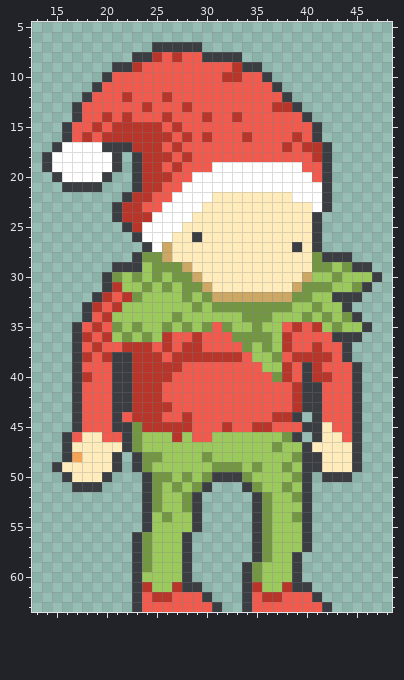
Two versions of one pixel-art file, Assets/img/elf.ase. Above: the version before the commit.
64x64 pixels, 1 frame. Shown: x 13..48, y 5..63.
Once edited:
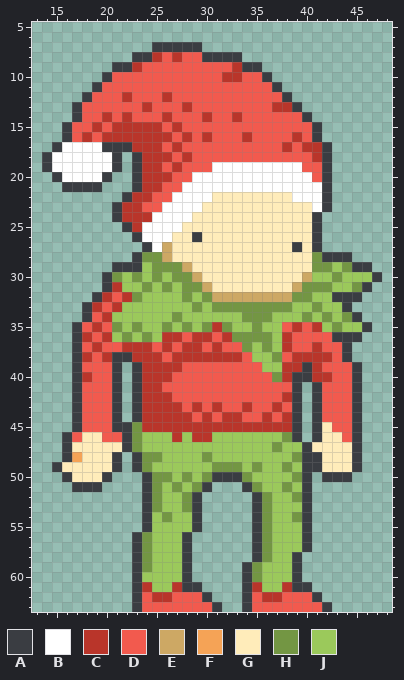
Palette (. is transparent): A #3a3d42  B #ffffff  C #b9352a  D #f25a4e  E #cda864  F #f5a356  G #ffecba  H #739643  J #9bc95b
Difference:
{"where": "layers \"Layer 5\", \"Layer 1\", \"Layer 2\""}
{"y":35,"x":31,"old":"D","new":"C"}
{"y":36,"x":27,"old":"D","new":"C"}
{"y":36,"x":30,"old":"D","new":"C"}
{"y":36,"x":32,"old":"D","new":"C"}
{"y":37,"x":31,"old":"D","new":"C"}
{"y":39,"x":22,"old":"AC","new":".A"}
{"y":39,"x":39,"old":"D","new":"C"}
{"y":40,"x":22,"old":"AC","new":".A"}
{"y":40,"x":39,"old":"D","new":"A"}
{"y":41,"x":22,"old":"AC","new":".A"}
{"y":41,"x":39,"old":"CA","new":"A."}
{"y":42,"x":22,"old":"AC","new":".A"}
{"y":42,"x":26,"old":"D","new":"C"}
{"y":42,"x":38,"old":"DCA","new":"CA."}
{"y":43,"x":22,"old":"AC","new":".A"}
{"y":43,"x":27,"old":"D","new":"C"}
{"y":43,"x":29,"old":"D","new":"C"}
{"y":43,"x":31,"old":"D","new":"C"}
{"y":43,"x":34,"old":"D","new":"C"}
{"y":43,"x":37,"old":"D","new":"C"}
{"y":43,"x":39,"old":"CA","new":"A."}
{"y":44,"x":22,"old":"DC","new":".A"}
{"y":44,"x":26,"old":"DD","new":"CC"}
{"y":44,"x":30,"old":"D","new":"C"}
{"y":44,"x":32,"old":"DD","new":"CC"}
{"y":44,"x":36,"old":"DC","new":"CD"}
{"y":45,"x":29,"old":"DDD","new":"CCC"}
{"y":45,"x":33,"old":"DD","new":"CC"}
{"y":45,"x":37,"old":"DDDA","new":"CCA."}
{"y":46,"x":29,"old":"DD","new":"CC"}
